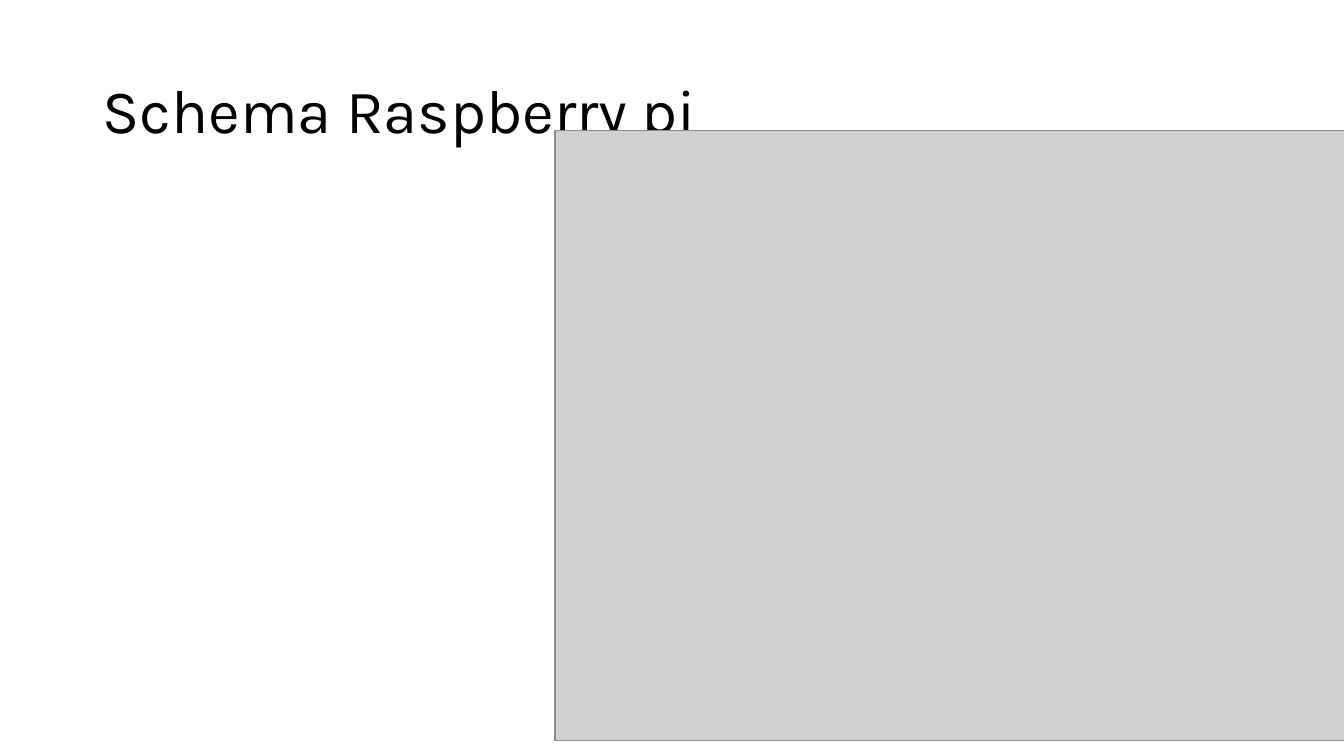
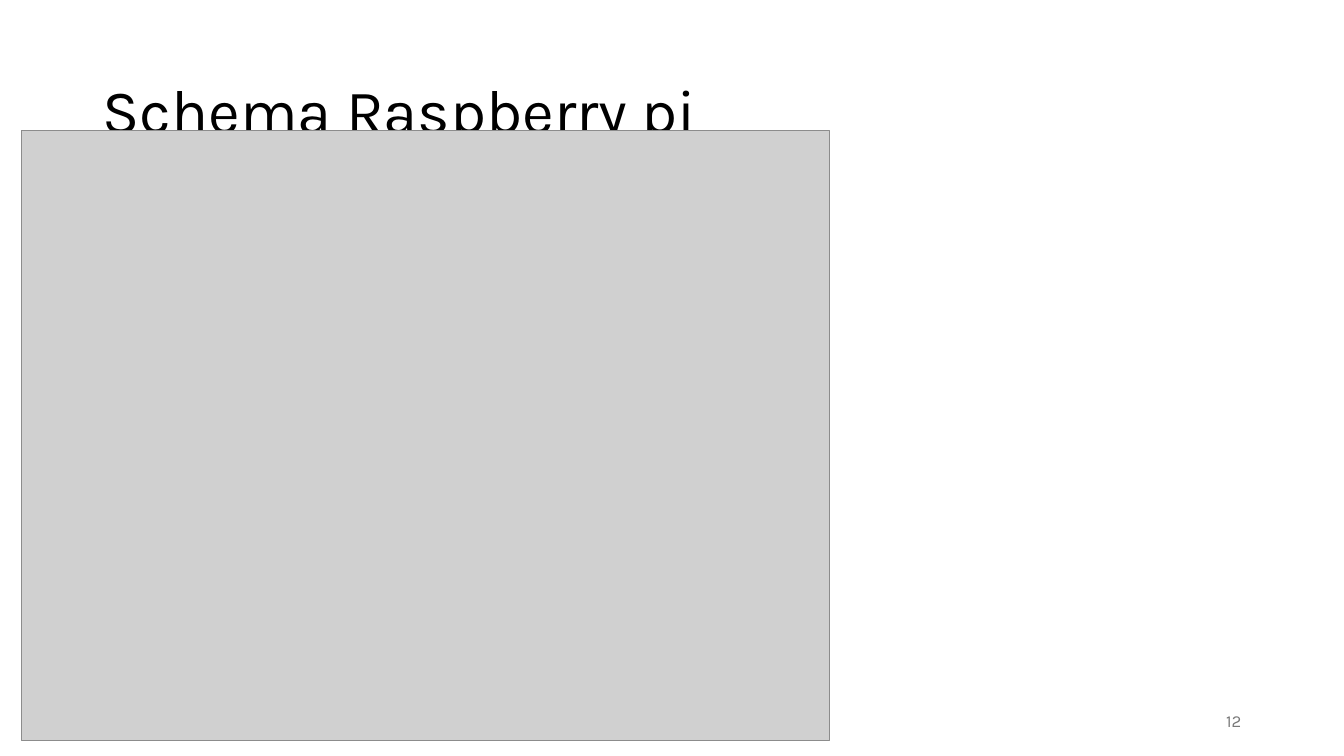
Before and after one commit to Nowie69/Eindproject-Robot-6ICW, a slide deck: slide 12 of Robot met mecanum wheels.pptx. Drawn at 1344x756 pixels with LibreOffice and Linux fonts; fonts in the diff are those of the drawing; grey boxes stand for pictures. Boxes give left, top, right and bottom in pixels: in the first picture for what was removed or moved away, otherwise in the second. Text is boxed around its words. In the diff, an @@ line names an element or a change of style, - is before the commit and + after.

```diff
--- a/Robot met mecanum wheels.pptx
+++ b/Robot met mecanum wheels.pptx
@@ picture: place and size @@
-picture at (556, 131, 1344, 741)
+picture at (21, 131, 829, 741)
@@ page number added at (1226, 716, 1241, 727), 12 pt, text #797979 @@
+12
```
Also in this commit, not shown: 2 other slides changed, 6 slides added.
